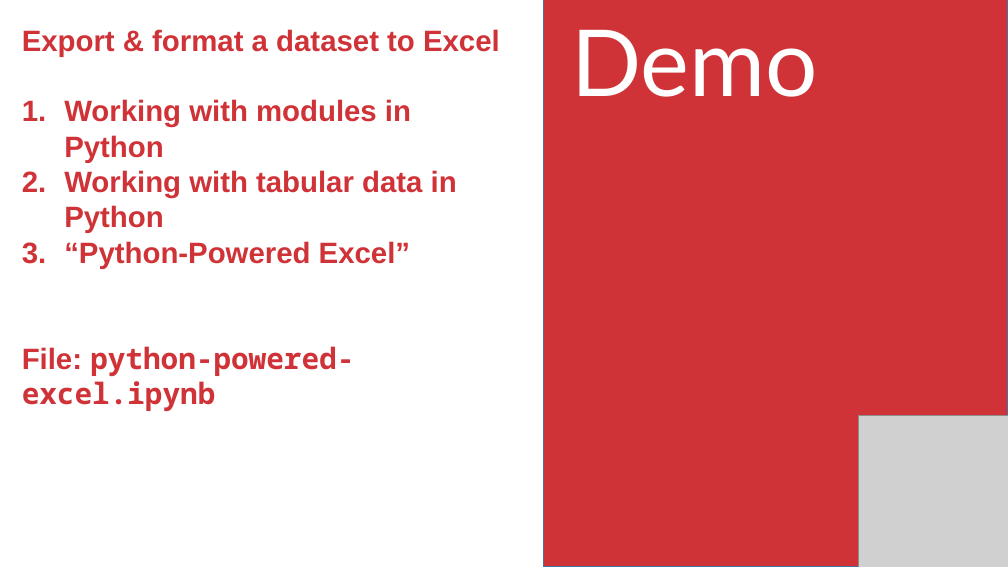
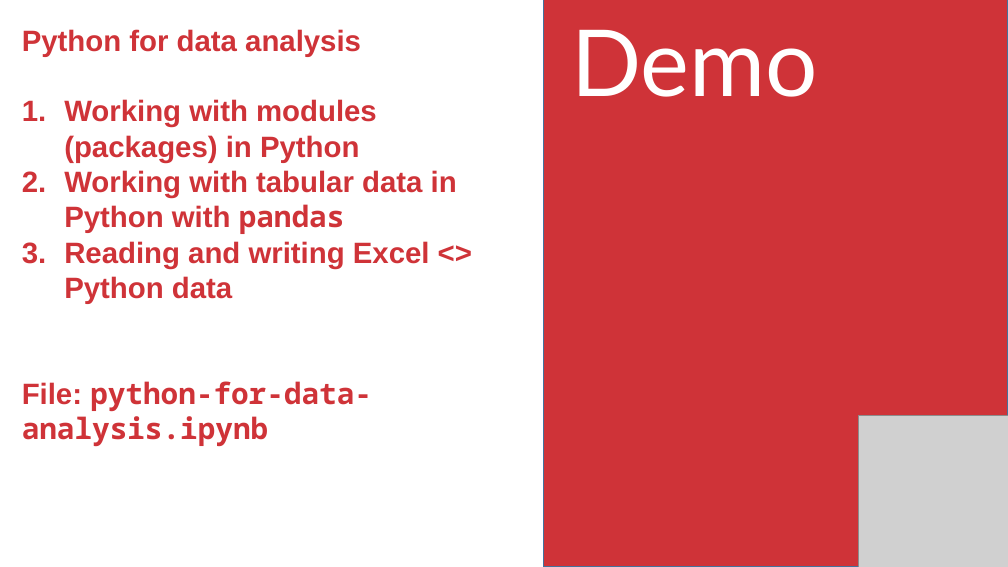
Before and after one commit to stringfestdata/advancing-into-analytics-ps-meetup, a slide deck: slide 20 of advancing-into-analytics-presentation.pptx (slide 22 before the commit). Drawn at 1008x567 pixels with LibreOffice and Linux fonts; fonts in the diff are those of the drawing; grey boxes stand for pictures. Boxes give left, top, right and bottom in pixels: in the first picture for what was removed or moved away, otherwise in the second. Text is boxed around its words. In the diff, an @@ line names an element or a change of style, - is before the commit and + after.

```diff
--- a/advancing-into-analytics-presentation.pptx
+++ b/advancing-into-analytics-presentation.pptx
@@ text at [22, 29, 457, 446]: text changed @@
-Export & format a dataset to Excel
-1. Working with modules in Python
-2. Working with tabular data in Python
-3. “Python-Powered Excel”
-File: python-powered-excel.ipynb
+Python for data analysis
+1. Working with modules (packages) in Python
+2. Working with tabular data in Python with pandas
+3. Reading and writing Excel <> Python data
+File: python-for-data-analysis.ipynb
```
Also in this commit, not shown: 11 other slides changed, 6 slides added, 5 slides removed, 1 other file.
